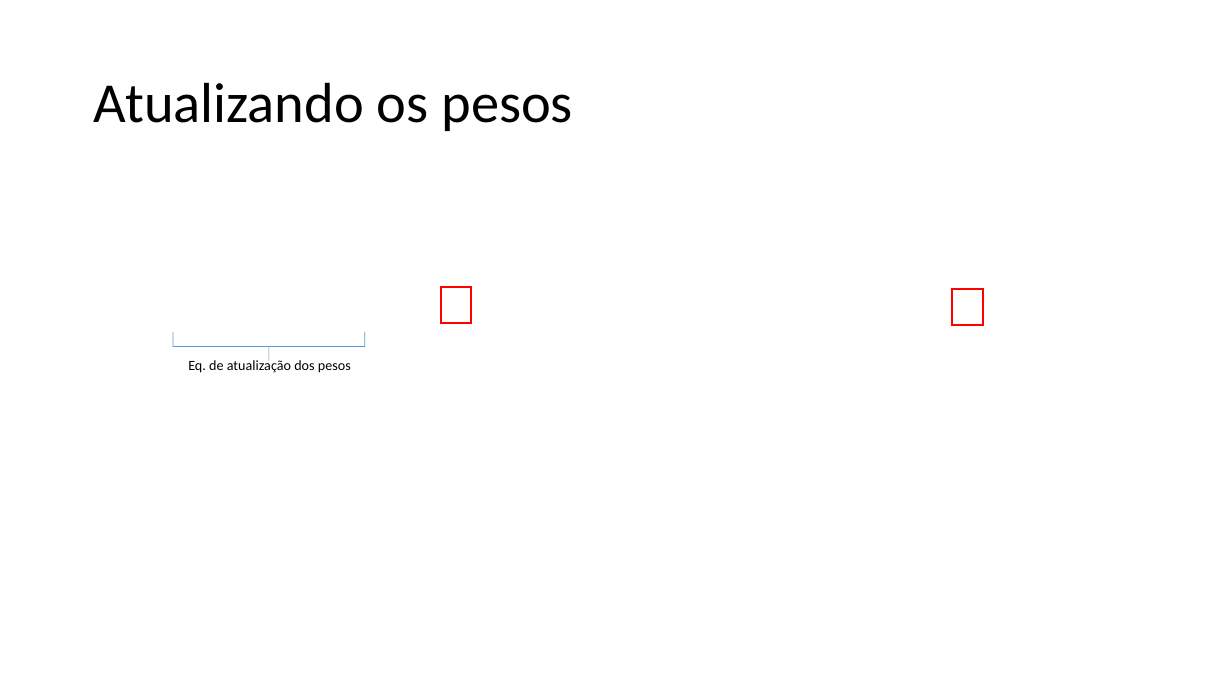
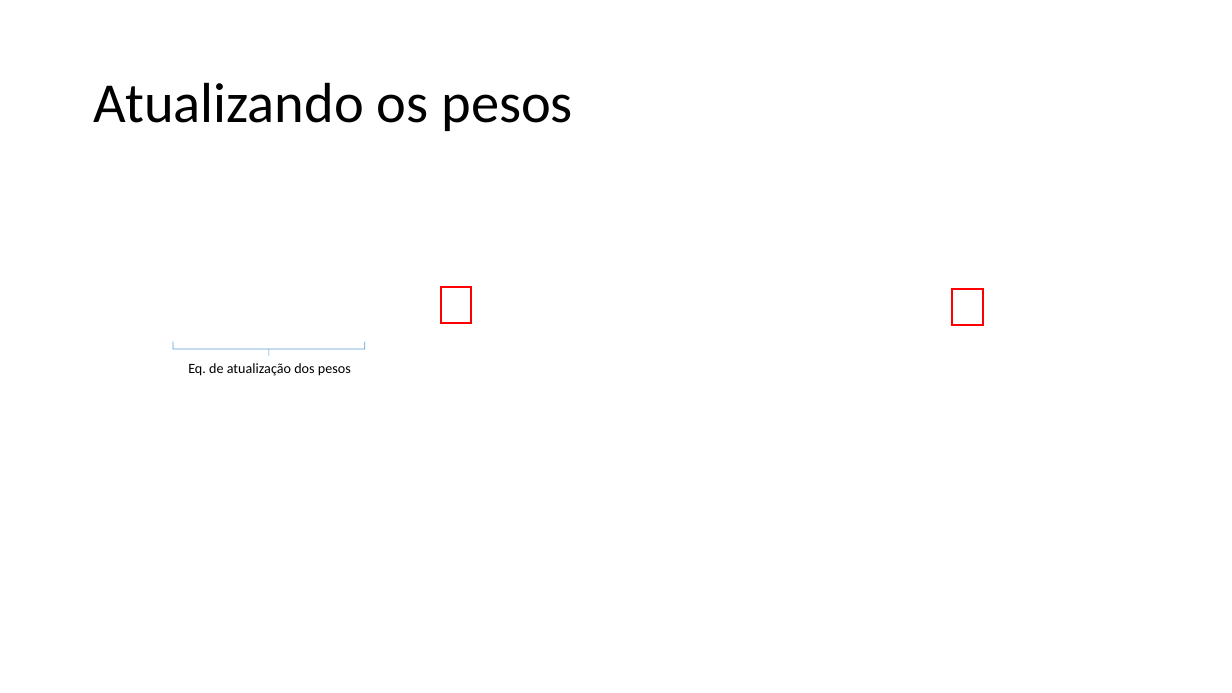
Before and after one commit to zz4fap/t319_aprendizado_de_maquina, a slide deck: slide 26 of slides/T319_Regressão_Linear (Parte II).pptx. Drawn at 1232x693 pixels with LibreOffice and Linux fonts; fonts in the diff are those of the drawing; grey boxes stand for pictures. Boxes give left, top, right and bottom in pixels: in the first picture for what was removed or moved away, otherwise in the second. Text is boxed around its words. In the diff, an @@ line names an element or a change of style, - is before the commit and + after.

```diff
--- a/slides/T319_Regressão_Linear (Parte II).pptx
+++ b/slides/T319_Regressão_Linear (Parte II).pptx
@@ right brace: place and size @@
-right brace at [173, 332, 364, 360]
+right brace at [173, 342, 365, 356]
@@ text "Eq. de atualização dos pesos": place and size @@
-text "Eq. de atualização dos pesos" at [188, 358, 351, 373]
+text "Eq. de atualização dos pesos" at [188, 363, 351, 376]
```
Also in this commit, not shown: 2 other slides changed.
